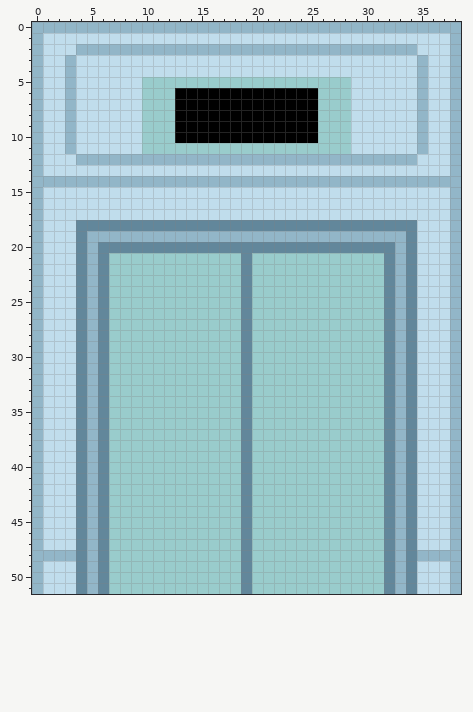
Pixel-art sprite -- Assets/Images/building/new elevator.png. This is how it looked before the edit.
The file is 39x52 pixels. Colours within 5 levels of each other are drawn and written as one.
And afterwards:
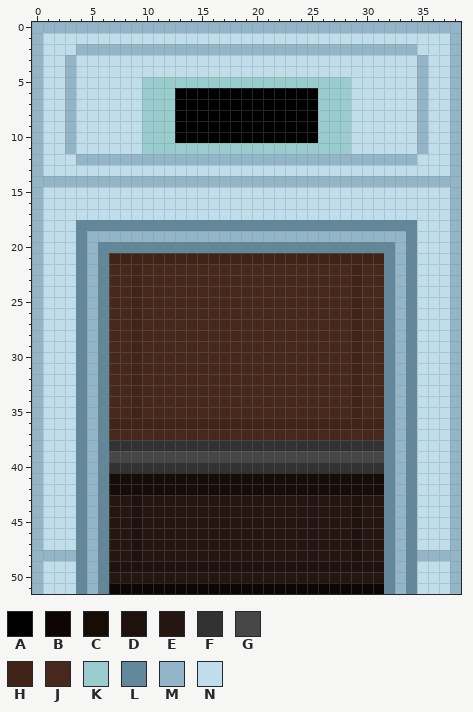
Palette (. is transparent): A #000000  B #0c0705  C #170d08  D #1f120d  E #261611  F #323232  G #474747  H #3f2417  J #46291c  K #99cccc  L #62879b  M #92b6c8  N #c0ddec
What changed:
@@ x 0..38 @@
 20 MNNNLMLLLLLLLLLLLLLLLLLLLLLLLLLLLMLNNNM
-21 MNNNLMLKKKKKKKKKKKKLKKKKKKKKKKKKLMLNNNM
-22 MNNNLMLKKKKKKKKKKKKLKKKKKKKKKKKKLMLNNNM
-23 MNNNLMLKKKKKKKKKKKKLKKKKKKKKKKKKLMLNNNM
-24 MNNNLMLKKKKKKKKKKKKLKKKKKKKKKKKKLMLNNNM
-25 MNNNLMLKKKKKKKKKKKKLKKKKKKKKKKKKLMLNNNM
-26 MNNNLMLKKKKKKKKKKKKLKKKKKKKKKKKKLMLNNNM
-27 MNNNLMLKKKKKKKKKKKKLKKKKKKKKKKKKLMLNNNM
-28 MNNNLMLKKKKKKKKKKKKLKKKKKKKKKKKKLMLNNNM
-29 MNNNLMLKKKKKKKKKKKKLKKKKKKKKKKKKLMLNNNM
-30 MNNNLMLKKKKKKKKKKKKLKKKKKKKKKKKKLMLNNNM
-31 MNNNLMLKKKKKKKKKKKKLKKKKKKKKKKKKLMLNNNM
-32 MNNNLMLKKKKKKKKKKKKLKKKKKKKKKKKKLMLNNNM
-33 MNNNLMLKKKKKKKKKKKKLKKKKKKKKKKKKLMLNNNM
-34 MNNNLMLKKKKKKKKKKKKLKKKKKKKKKKKKLMLNNNM
-35 MNNNLMLKKKKKKKKKKKKLKKKKKKKKKKKKLMLNNNM
-36 MNNNLMLKKKKKKKKKKKKLKKKKKKKKKKKKLMLNNNM
-37 MNNNLMLKKKKKKKKKKKKLKKKKKKKKKKKKLMLNNNM
-38 MNNNLMLKKKKKKKKKKKKLKKKKKKKKKKKKLMLNNNM
-39 MNNNLMLKKKKKKKKKKKKLKKKKKKKKKKKKLMLNNNM
-40 MNNNLMLKKKKKKKKKKKKLKKKKKKKKKKKKLMLNNNM
-41 MNNNLMLKKKKKKKKKKKKLKKKKKKKKKKKKLMLNNNM
-42 MNNNLMLKKKKKKKKKKKKLKKKKKKKKKKKKLMLNNNM
-43 MNNNLMLKKKKKKKKKKKKLKKKKKKKKKKKKLMLNNNM
-44 MNNNLMLKKKKKKKKKKKKLKKKKKKKKKKKKLMLNNNM
-45 MNNNLMLKKKKKKKKKKKKLKKKKKKKKKKKKLMLNNNM
-46 MNNNLMLKKKKKKKKKKKKLKKKKKKKKKKKKLMLNNNM
-47 MNNNLMLKKKKKKKKKKKKLKKKKKKKKKKKKLMLNNNM
-48 MMMMLMLKKKKKKKKKKKKLKKKKKKKKKKKKLMLMMMM
-49 MNNNLMLKKKKKKKKKKKKLKKKKKKKKKKKKLMLNNNM
-50 MNNNLMLKKKKKKKKKKKKLKKKKKKKKKKKKLMLNNNM
-51 MNNNLMLKKKKKKKKKKKKLKKKKKKKKKKKKLMLNNNM
+21 MNNNLMLHHHHHHHHHHHHHHHHHHHHHHHHHLMLNNNM
+22 MNNNLMLJJHJJJJJJJJJJJJJJJJJJJHJJLMLNNNM
+23 MNNNLMLJJHJJJJJJJJJJJJJJJJJJJHJJLMLNNNM
+24 MNNNLMLJJHJJJJJJJJJJJJJJJJJJJHJJLMLNNNM
+25 MNNNLMLJJHJJJJJJJJJJJJJJJJJJJHJJLMLNNNM
+26 MNNNLMLJJHJJJJJJJJJJJJJJJJJJJHJJLMLNNNM
+27 MNNNLMLJJHJJJJJJJJJJJJJJJJJJJHJJLMLNNNM
+28 MNNNLMLJJHJJJJJJJJJJJJJJJJJJJHJJLMLNNNM
+29 MNNNLMLJJHJJJJJJJJJJJJJJJJJJJHJJLMLNNNM
+30 MNNNLMLJJHJJJJJJJJJJJJJJJJJJJHJJLMLNNNM
+31 MNNNLMLJJHJJJJJJJJJJJJJJJJJJJHJJLMLNNNM
+32 MNNNLMLJJHJJJJJJJJJJJJJJJJJJJHJJLMLNNNM
+33 MNNNLMLJJHJJJJJJJJJJJJJJJJJJJHJJLMLNNNM
+34 MNNNLMLJJHJJJJJJJJJJJJJJJJJJJHJJLMLNNNM
+35 MNNNLMLJJHJJJJJJJJJJJJJJJJJJJHJJLMLNNNM
+36 MNNNLMLHHHHHHHHHHHHHHHHHHHHHHHHHLMLNNNM
+37 MNNNLMLJJJJJJJJJJJJJJJJJJJJJJJJJLMLNNNM
+38 MNNNLMLFFFFFFFFFFFFFFFFFFFFFFFFFLMLNNNM
+39 MNNNLMLGGGGGGGGGGGGGGGGGGGGGGGGGLMLNNNM
+40 MNNNLMLFFFFFFFFFFFFFFFFFFFFFFFFFLMLNNNM
+41 MNNNLMLCCCCCCCCCCCCCCCCCCCCCCCCCLMLNNNM
+42 MNNNLMLCCCCCCCCCCCCCCCCCCCCCCCCCLMLNNNM
+43 MNNNLMLEEDEEEEEEEEEEEEEEEEEEEDEELMLNNNM
+44 MNNNLMLEEDEEEEEEEEEEEEEEEEEEEDEELMLNNNM
+45 MNNNLMLEEDEEEEEEEEEEEEEEEEEEEDEELMLNNNM
+46 MNNNLMLEEDEEEEEEEEEEEEEEEEEEEDEELMLNNNM
+47 MNNNLMLEEDEEEEEEEEEEEEEEEEEEEDEELMLNNNM
+48 MMMMLMLEEDEEEEEEEEEEEEEEEEEEEDEELMLMMMM
+49 MNNNLMLDDDDDDDDDDDDDDDDDDDDDDDDDLMLNNNM
+50 MNNNLMLEEEEEEEEEEEEEEEEEEEEEEEEELMLNNNM
+51 MNNNLMLBBBBBBBBBBBBBBBBBBBBBBBBBLMLNNNM
Pixel boxes of the changes (left, top, right, bottom) in both pictures:
changed: (109, 253, 384, 594)
